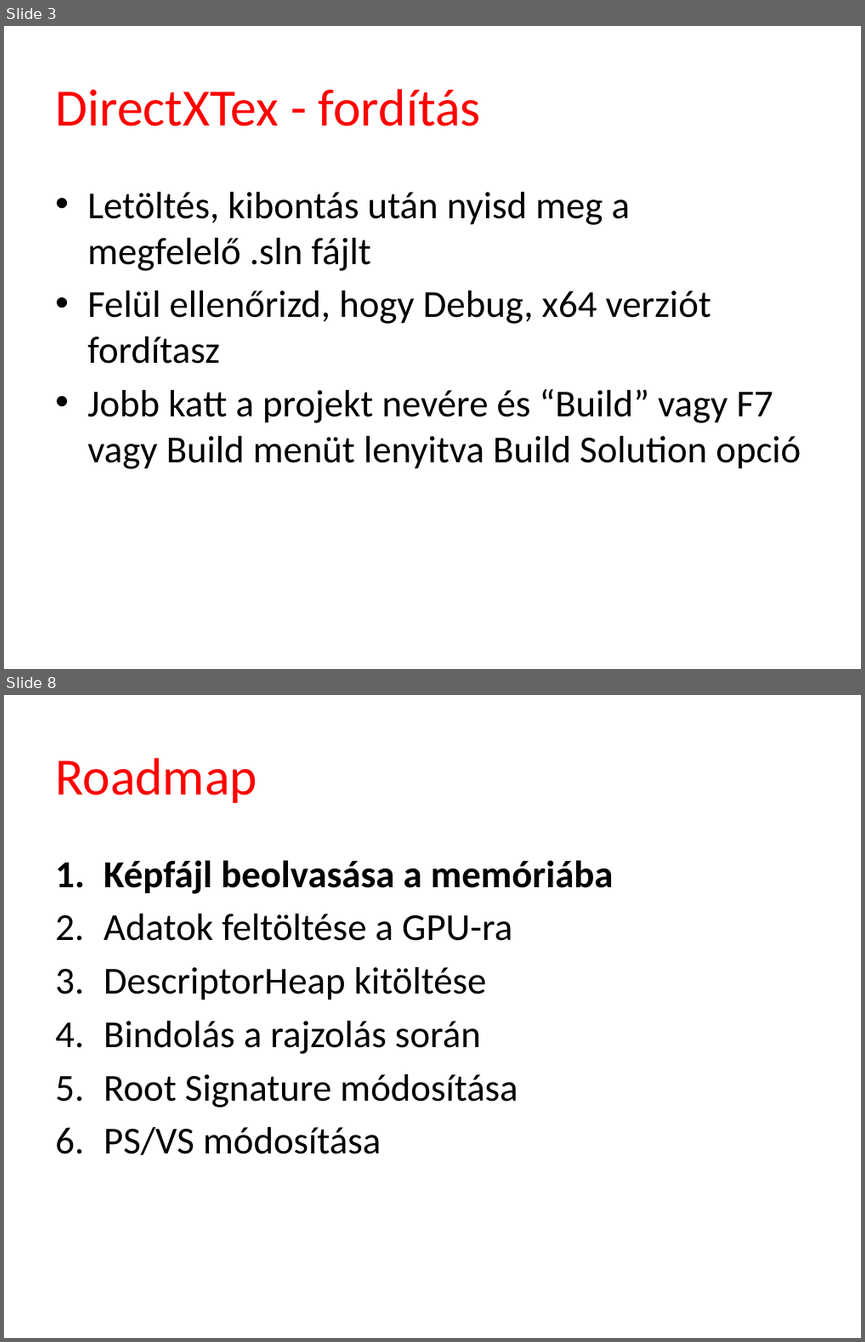
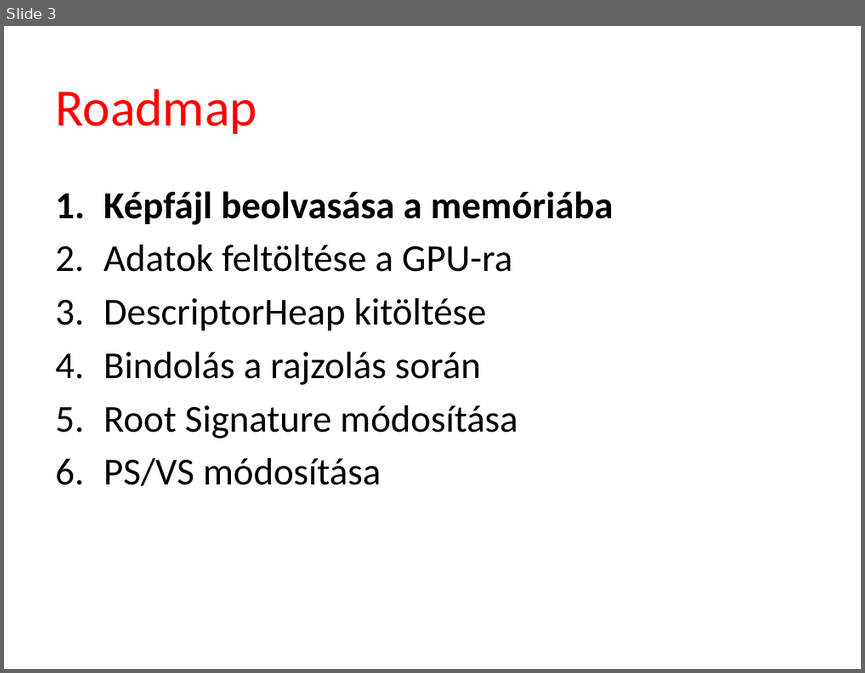
Before and after one commit to szecsi/dx12, a slide deck: Slides/ggl005-Camera.pptx. Shown one above the other, each under a label of ours: slides 3 and 8 before the commit, slide 3 after it; the slides between them are not shown. The pictures are 865x1342 and 865x673 pixels, drawn with LibreOffice and Linux fonts; fonts in the diff are those of the drawing; background and template pictures are left out. Boxes give left, top, right and bottom in pixels: in the first picture for what was removed or moved away, otherwise in the second. Text is boxed around its words. In the diff, an @@ line names an element or a change of style, - is before the commit and + after.

```diff
--- a/Slides/ggl005-Camera.pptx
+++ b/Slides/ggl005-Camera.pptx
@@ slide 3 removed at (4, 26, 861, 669), background #FFFFFF @@
@@ title removed at (55, 89, 481, 126) @@
-DirectXTex - fordítás
@@ text removed at (87, 192, 800, 469) @@
-• Letöltés, kibontás után nyisd meg a megfelelő .sln fájlt
-• Felül ellenőrizd, hogy Debug, x64 verziót fordítasz
-• Jobb katt a projekt nevére és “Build” vagy F7 vagy Build menüt lenyitva Build Solution opció
@@ what was slide 8 is now slide 3 @@
```
Also in this commit, not shown: 1 slide changed, 1 slide added, 5 other slides removed, 3 other files.
